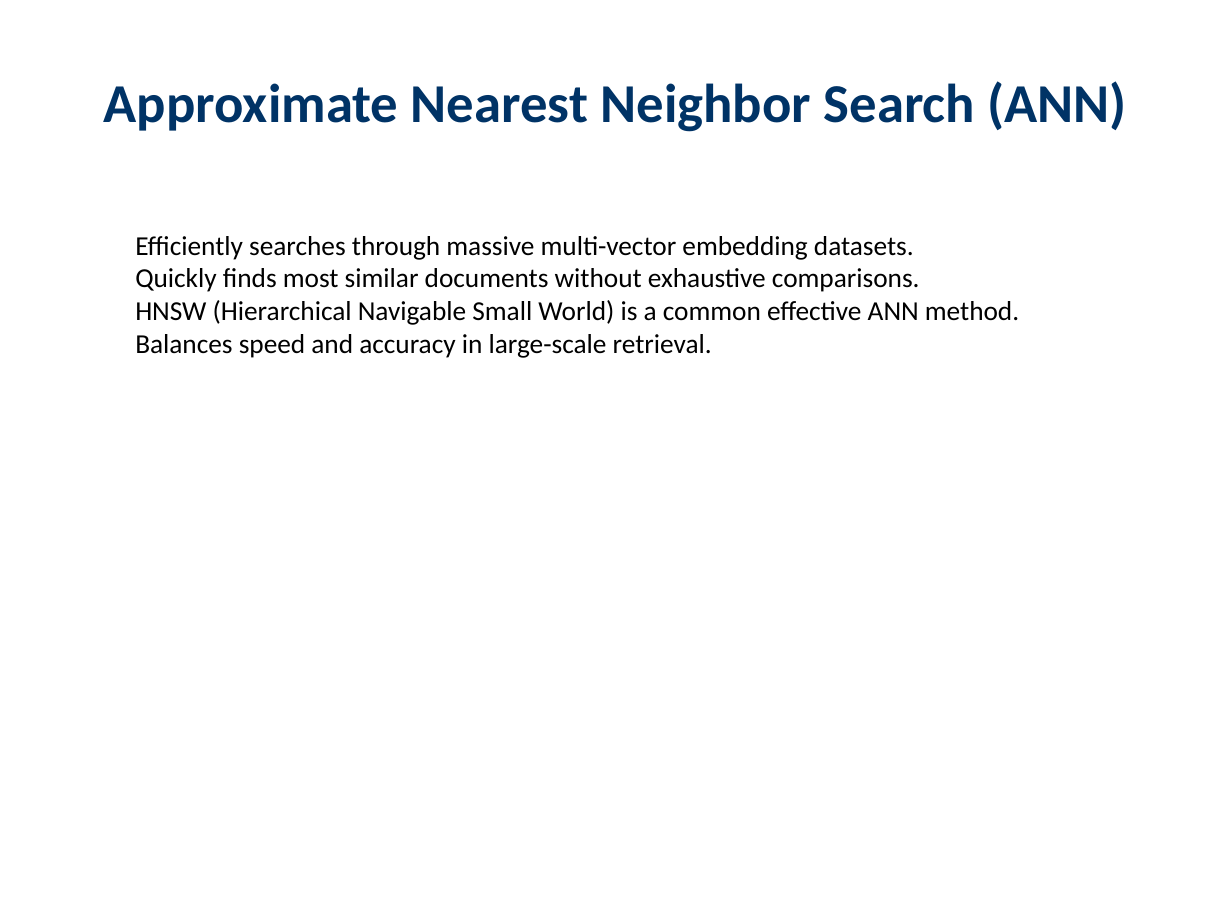
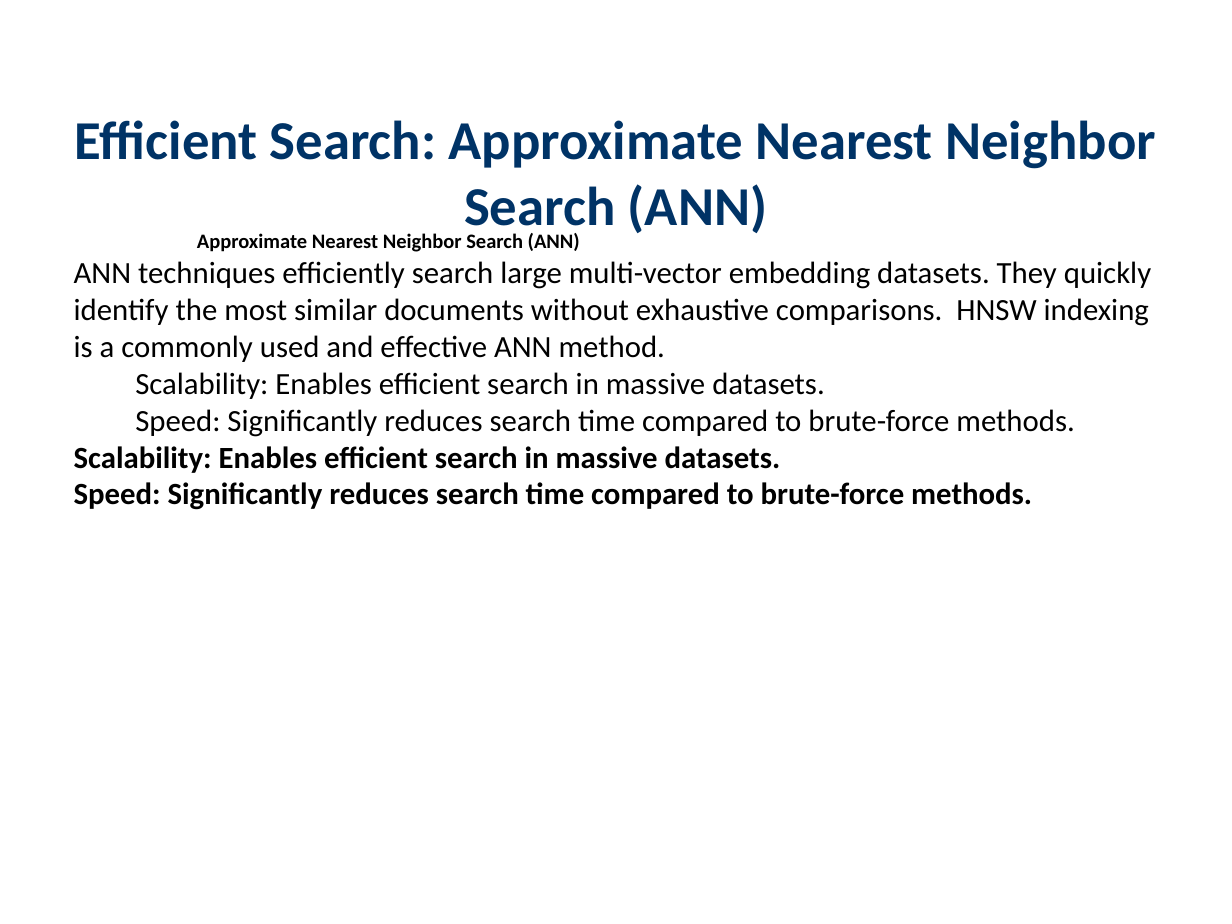
Before and after one commit to haadirakhangi/Edunexus, a slide deck: slide 6 of server-side/server/teacher/downloaded-presentations/Large Language Models/Colbert.pptx. Drawn at 1232x924 pixels with LibreOffice and Linux fonts; fonts in the diff are those of the drawing. Boxes give left, top, right and bottom in pixels: in the first picture for what was removed or moved away, otherwise in the second. Text is boxed around its words. In the diff, an @@ line names an element or a change of style, - is before the commit and + after.

```diff
--- a/server-side/server/teacher/downloaded-presentations/Large Language Models/Colbert.pptx
+++ b/server-side/server/teacher/downloaded-presentations/Large Language Models/Colbert.pptx
@@ text at bbox=[74, 120, 1156, 238]: text changed @@
-Approximate Nearest Neighbor Search (ANN)
+Efficient Search: Approximate Nearest Neighbor Search (ANN)
@@ text at bbox=[74, 233, 1151, 510]: text changed; size 16 to 18 pt @@
-  Efficiently searches through massive multi-vector embedding datasets.
-  Quickly finds most similar documents without exhaustive comparisons.
-  HNSW (Hierarchical Navigable Small World) is a common effective ANN method.
-  Balances speed and accuracy in large-scale retrieval.
+    Approximate Nearest Neighbor Search (ANN)
+ANN techniques efficiently search large multi-vector embedding datasets. They quickly identify the most similar documents without exhaustive comparisons. HNSW indexing is a commonly used and effective ANN method.
+  Scalability: Enables efficient search in massive datasets.
+  Speed: Significantly reduces search time compared to brute-force methods.
+Scalability: Enables efficient search in massive datasets.
+Speed: Significantly reduces search time compared to brute-force methods.
```
Also in this commit, not shown: 7 other slides changed, 5 slides added, 15 slides removed, 4 other files.
